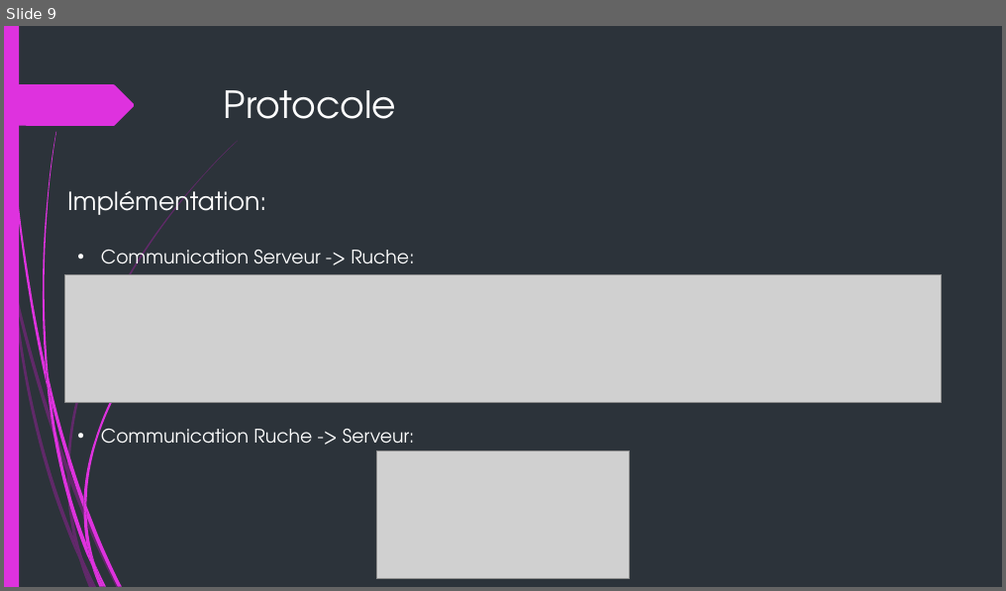
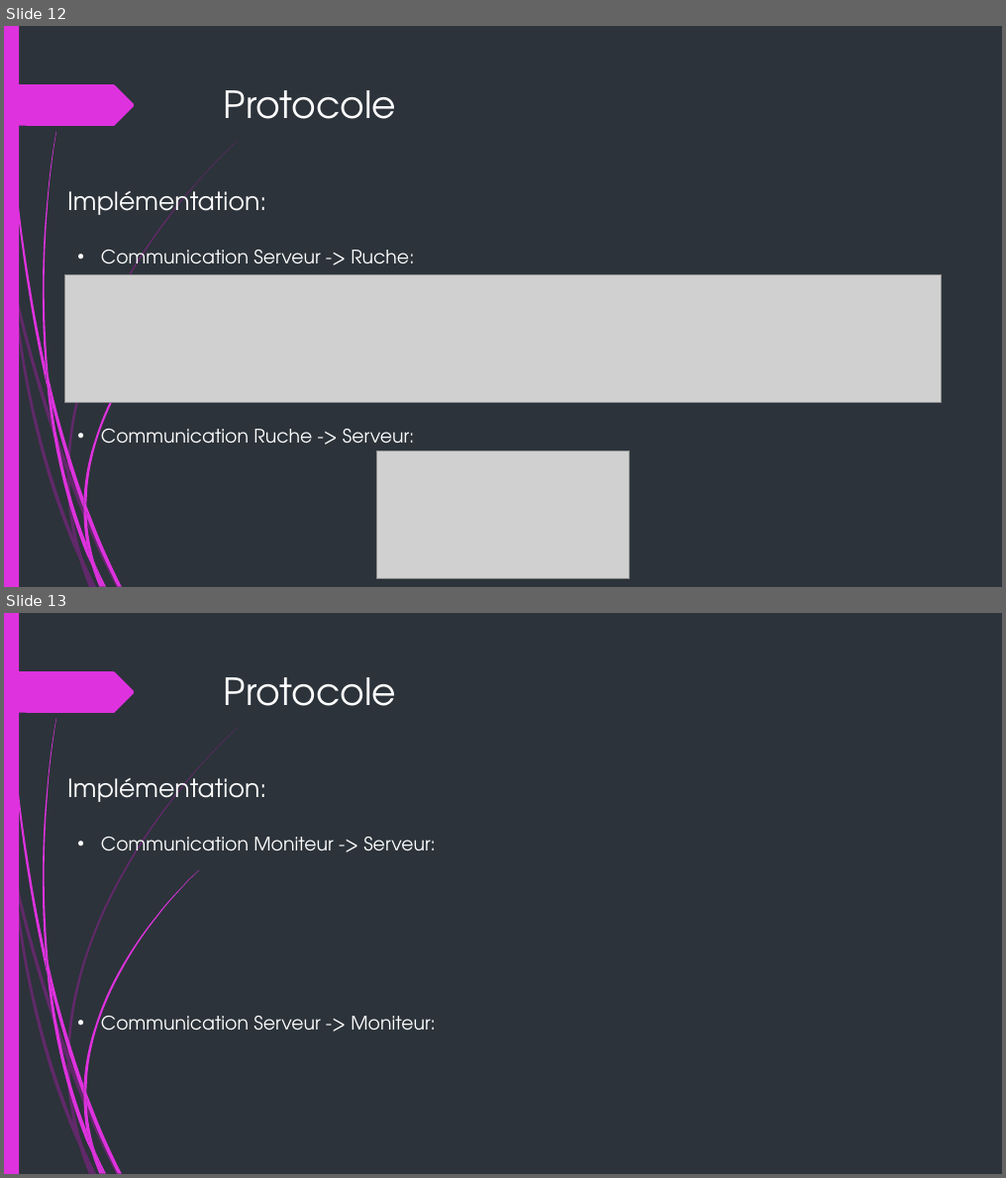
Before and after one commit to fisj2002/Projet_S6_Documentation, a slide deck: Présentation Finale – P3.pptx. Shown one above the other, each under a label of ours: slide 9 before the commit, slides 12 and 13 after it. The pictures are 1006x591 and 1006x1178 pixels, drawn with LibreOffice and Linux fonts; fonts in the diff are those of the drawing; grey boxes stand for pictures. Boxes give left, top, right and bottom in pixels: in the first picture for what was removed or moved away, otherwise in the second. Text is boxed around its words. In the diff, an @@ line names an element or a change of style, - is before the commit and + after.

```diff
--- a/Présentation Finale – P3.pptx
+++ b/Présentation Finale – P3.pptx
@@ slide 13 added at (4,613,1002,1174), background #2C333A; not listed: 24 template elements that a slide beside it also shows @@
@@ title added at (224,677,397,706), 36 pt, text #FFFFFF @@
+Protocole
@@ text added at (67,771,266,809), 24 pt, text #FFFFFF @@
+Implémentation:
@@ text added at (101,832,435,1031), 18 pt, text #FFFFFF @@
+• Communication Moniteur -> Serveur:
+• Communication Serveur -> Moniteur:
@@ what was slide 9 is now slide 12 @@
```
Also in this commit, not shown: 2 other slides added.
